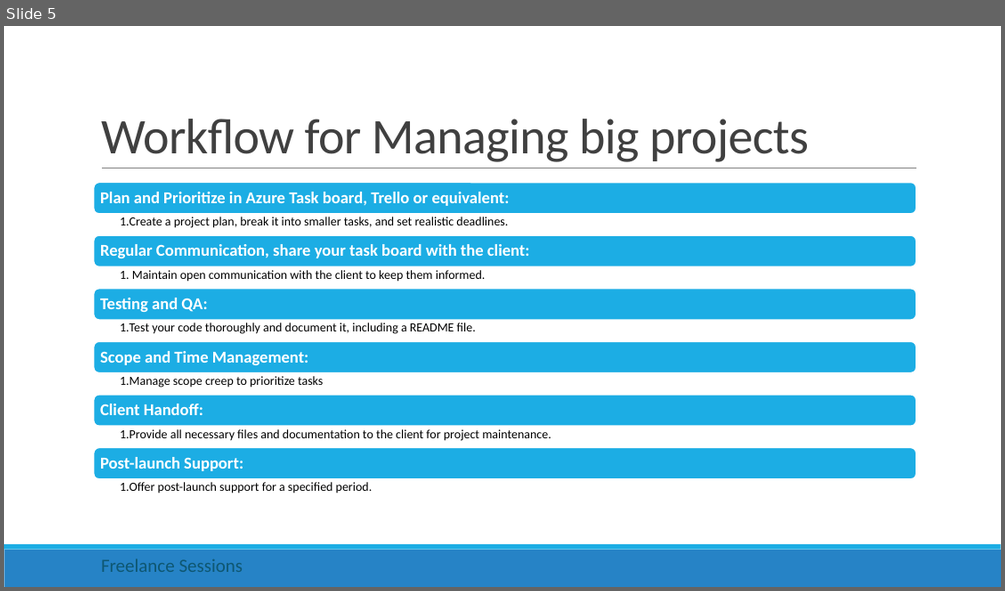
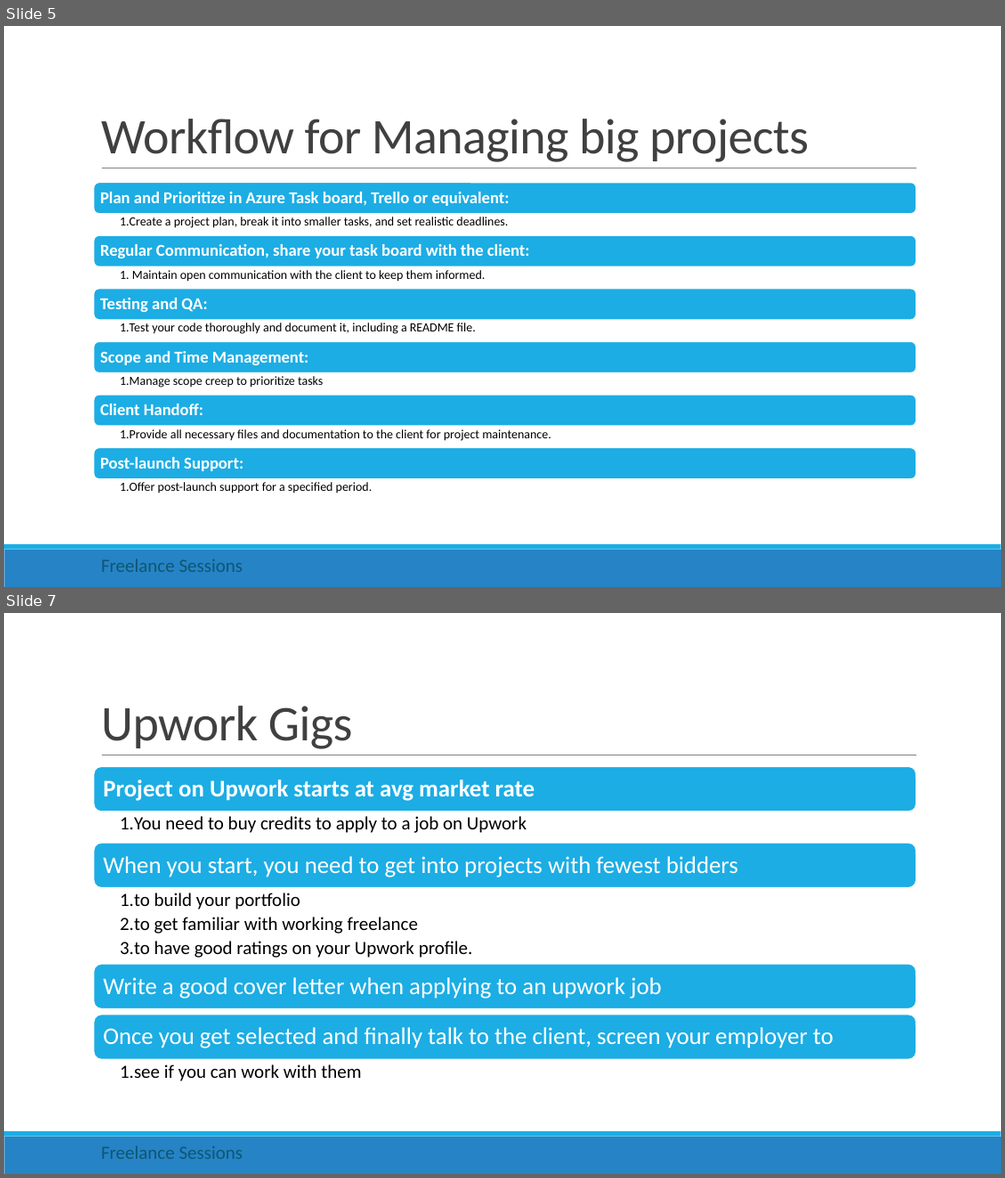
Before and after one commit to rishigujadhur1/Slides, a slide deck: Freelancing/Freelance Session 1.pptx. Shown one above the other, each under a label of ours: slide 5 before the commit, slides 5 and 7 after it; the slides between them are not shown. The pictures are 1005x591 and 1005x1178 pixels, drawn with LibreOffice and Linux fonts; fonts in the diff are those of the drawing. Boxes give left, top, right and bottom in pixels: in the first picture for what was removed or moved away, otherwise in the second. Text is boxed around its words. In the diff, an @@ line names an element or a change of style, - is before the commit and + after.

Commit message:
upwork slides

```diff
--- a/Freelancing/Freelance Session 1.pptx
+++ b/Freelancing/Freelance Session 1.pptx
@@ slide 7 added at (4,613,1001,1174), background #FFFFFF; not listed: 3 template elements that a slide beside it also shows @@
@@ title added at (101,706,353,749), 48 pt, text #404040 @@
+Upwork Gigs
@@ group added at (94,766,916,1081): 7 texts, 4 rounded rectangles @@
+Project on Upwork starts at avg market rate
+  1. You need to buy credits to apply to a job on Upwork
+When you start, you need to get into projects with fewest bidders
+  1. to build your portfolio
+  2. to get familiar with working freelance
+  3. to have good ratings on your Upwork profile.
+Write a good cover letter when applying to an upwork job
+Once you get selected and finally talk to the client, screen your employer to
+  1. see if you can work with them
@@ text added at (101,1145,243,1159), 18 pt, text #0E5772 @@
+Freelance Sessions
```
Also in this commit, not shown: 1 slide changed, 1 other slide added.
